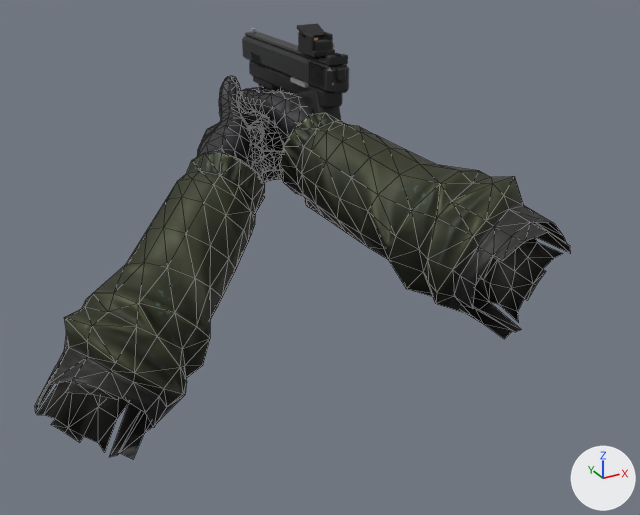
The glTF model godot/assets/models/weapon_pistol.glb as it was, and as the next commit left it.
Before and after are seen from a camera (50 mm lens) standing at (-0.432, -0.791, 0.245) and looking at (-0.069, -0.131, -0.085). Every picture has the same lights, and +X, +Y and +Z are marked at lower right. The older version comes first. Mesh edges are drawn as thin lines on the coarser meshes. Where no turn or scale is listed for an object, it has been applied to the vertices. Vertices at exactly the same position are counted once.

The first picture shows 'Frame', 'HandLeft', 'HandRight', 'Optic', 'Slide'.
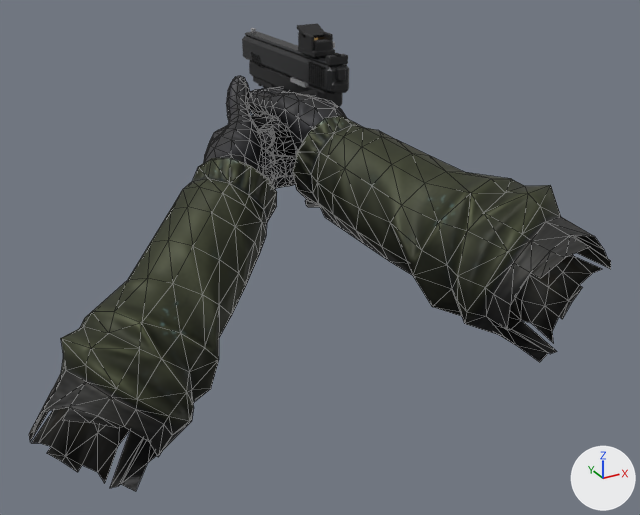
What differs and where, as boxes (x1, y1, x2, y2) in the pictures (640 x 515 px):
'HandLeft', moved: before (35, 76, 282, 460); after (29, 76, 296, 492)
'HandRight', moved: before (238, 87, 571, 339); after (247, 87, 611, 362)

Patch to the scene script:
```diff
--- a/godot/assets/models/weapon_pistol.glb.py
+++ b/godot/assets/models/weapon_pistol.glb.py
@@ me_handright @@
 # used by ob_handright; location = (0.0, 0.0, 0.0)
-me_handright.from_pydata(...)  # 688 vertices, 1340 faces; spans x -0.058..0.107, y -0.298..0.149, z -0.13..0.032
+me_handright.from_pydata(...)  # 688 vertices, 1340 faces; spans x -0.074..0.091, y -0.359..0.087, z -0.117..0.045
+# me_handright part 1: the whole mesh is moved by (-0.017, -0.062, 0.013)
 me_handright.materials.append(mat_soldier_body1_001)
@@ ob_handleft @@
 ob_handleft = bpy.data.objects.new('HandLeft', me_handleft)
-ob_handleft.location = (-0.078, 0.0552, -0.0668)
+ob_handleft.location = (-0.0946, -0.0064, -0.0535)
```
